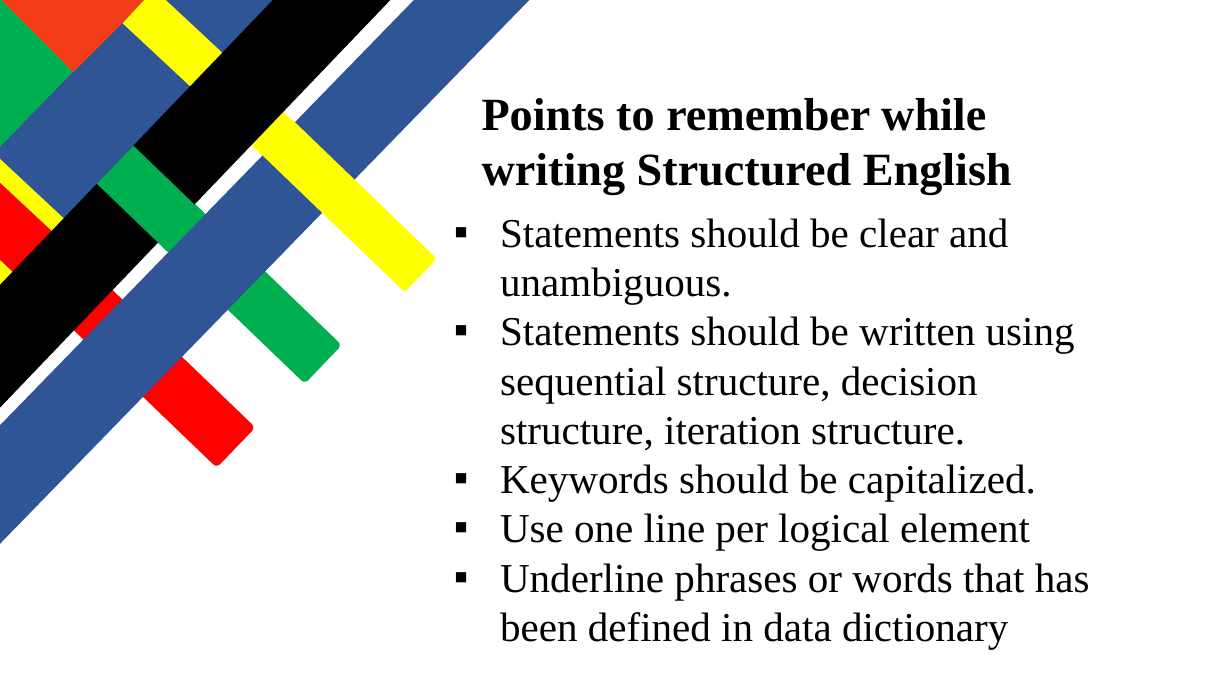
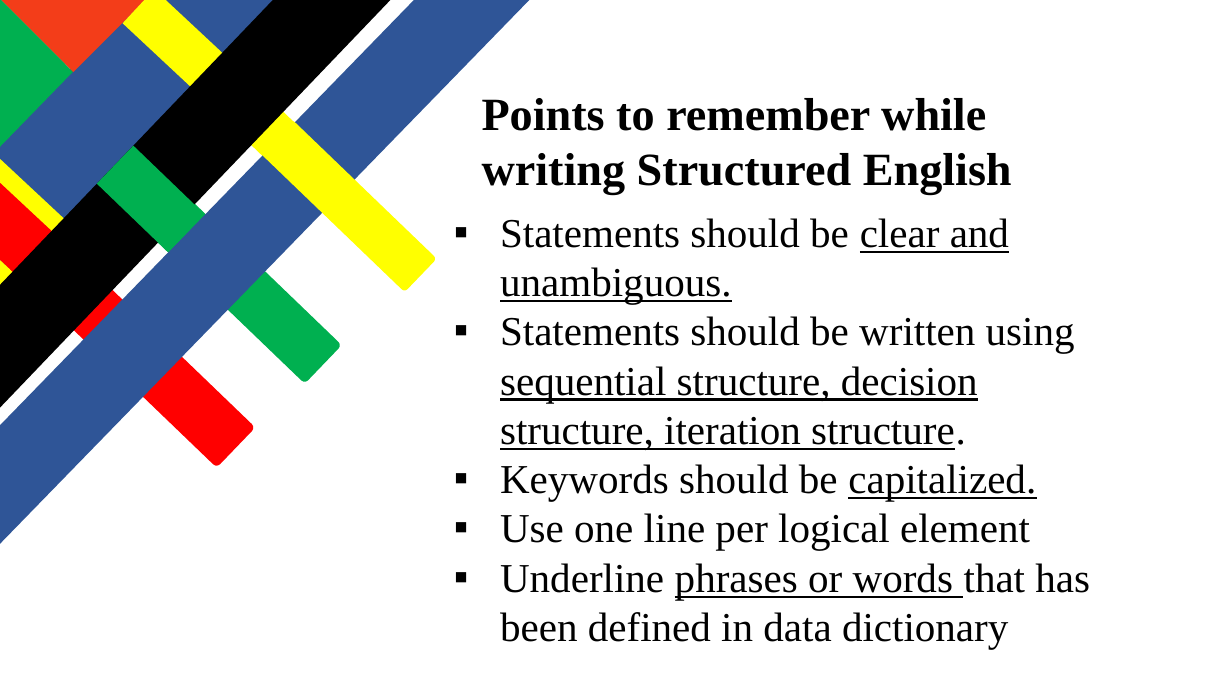
Before and after one commit to tamanghawana0815/SAD-ppt, a slide deck: slide 16 of Presentation.pptx. Drawn at 1232x693 pixels with LibreOffice and Linux fonts; fonts in the diff are those of the drawing. Boxes give left, top, right and bottom in pixels: in the first picture for what was removed or moved away, otherwise in the second. Text is boxed around its words. In the diff, an @@ line names an element or a change of style, - is before the commit and + after.

```diff
--- a/Presentation.pptx
+++ b/Presentation.pptx
@@ text at bbox=[500, 218, 1090, 649]: underline on in "clear and unambiguous.", "sequential structure, decision structure, iteration structur ...", "capitalized.", "phrases or words" @@
```
Also in this commit, not shown: 4 other slides changed, 1 slide added.
